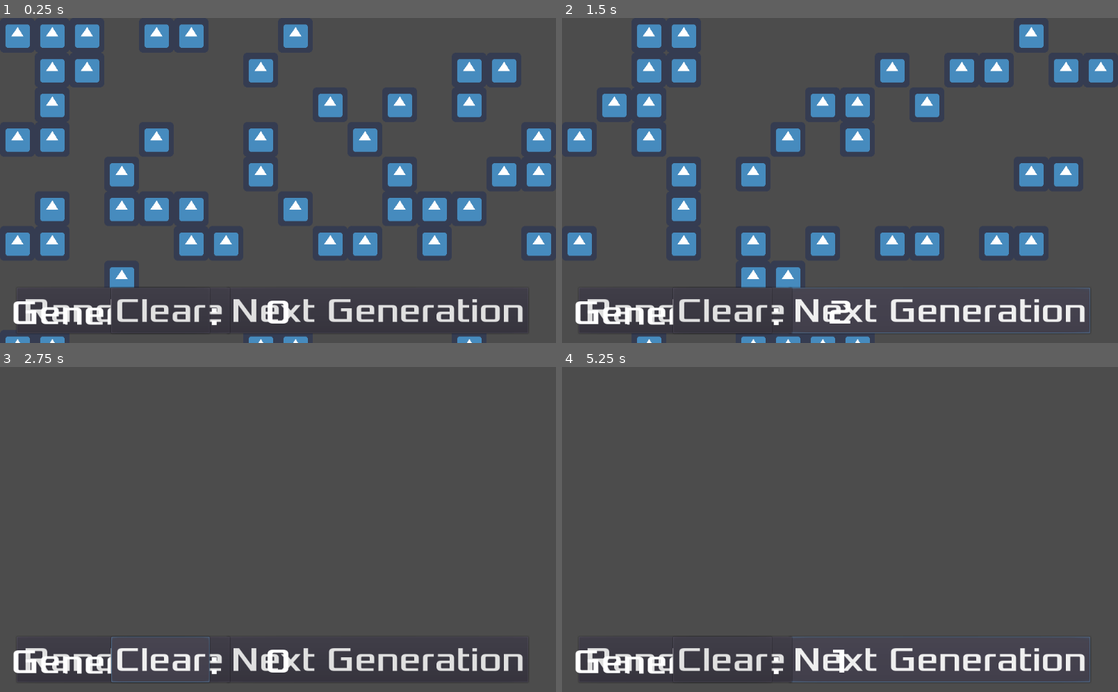
Above: before the commit, frames 1-4 (two rows, left to right).
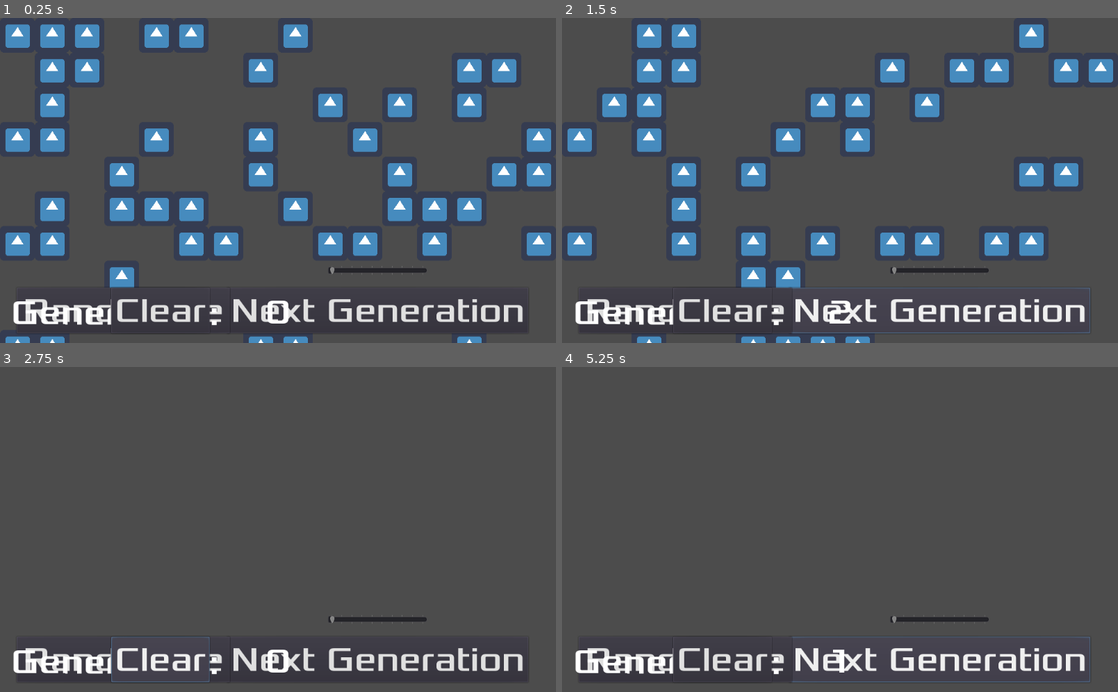
Above: after the commit, the same moments.

Repository: albertomsp/godot-game-of-life
Game: Godot game, scene res://src/Main.tscn
The game is run twice, just before and just after one commit, with the same random seed, the same clock (stepped at 60 frames per second) and the same inputs. The engine's default icon, where the game draws it, is replaced by a stand-in: a white triangle on a blue panel in a dark square.
Inputs:
- Up to frame 1 (0.25 s): no input
- Up to frame 2 (1.5 s): click "Next Generation" at 0.5 s; click "Next Generation" at 1.25 s
- Up to frame 3 (2.75 s): click "Randomize" at 2 s
- Up to frame 4 (5.25 s): click "Clear" at 2.75 s; click "Randomize" at 3.5 s; click "Clear" at 4.25 s; click "Next Generation" at 5 s

The runs differ from the first frame. In frame 1, 0.3% of the frame differs, in the area x 59-77%, y 76-79%; in frame 2, 0.3%; in frame 3, 0.3%; in frame 4, 0.3%.

Commit message:
Zooming prototype working

Diff:
--- a/src/Board.gd
+++ b/src/Board.gd
@@ -35,6 +35,13 @@
 	update_visual_cell_matrix()
 	generation_counter = 0
 	$HUD.update_counter(generation_counter)
+
+
+func zoom_value_changed(value):
+	print(value)
+	$Camera2D.zoom.x = value
+	$Camera2D.zoom.y = value
+
 
 
 # Handles the creation or deletion of cells in the cell_matrix by clicking
--- a/src/HUD.gd
+++ b/src/HUD.gd
@@ -3,6 +3,7 @@
 signal next_generation
 signal randomize_matrix
 signal clear_matrix
+signal zoom_value_changed
 
 func update_counter(counter):
 	$GenerationCounter.text = str(counter)
@@ -18,3 +19,7 @@
 
 func _on_ClearButton_pressed():
 	emit_signal("clear_matrix")
+
+
+func _on_HSlider_value_changed(value):
+	emit_signal("zoom_value_changed", value)
--- a/src/HUD.tscn
+++ b/src/HUD.tscn
@@ -79,6 +79,21 @@
 __meta__ = {
 "_edit_use_anchors_": false
 }
+
+[node name="HSlider" type="HSlider" parent="."]
+margin_left = 604.0
+margin_top = 458.0
+margin_right = 787.0
+margin_bottom = 474.0
+min_value = 0.1
+max_value = 5.0
+value = 0.1
+tick_count = 10
+ticks_on_borders = true
+__meta__ = {
+"_edit_use_anchors_": false
+}
 [connection signal="pressed" from="NextGenButton" to="." method="_on_NextGenButton_pressed"]
 [connection signal="pressed" from="PopulateRandom" to="." method="_on_PopulateRandom_pressed"]
 [connection signal="pressed" from="ClearButton" to="." method="_on_ClearButton_pressed"]
+[connection signal="value_changed" from="HSlider" to="." method="_on_HSlider_value_changed"]
--- a/src/Main.tscn
+++ b/src/Main.tscn
@@ -38,6 +38,11 @@
 grid_size = Vector2( 50, 25 )
 
 [node name="HUD" parent="Board" instance=ExtResource( 3 )]
+
+[node name="Camera2D" type="Camera2D" parent="Board"]
+anchor_mode = 0
+current = true
 [connection signal="clear_matrix" from="Board/HUD" to="Board" method="clear_matrix"]
 [connection signal="next_generation" from="Board/HUD" to="Board" method="update_next_generation"]
 [connection signal="randomize_matrix" from="Board/HUD" to="Board" method="randomize_matrix"]
+[connection signal="zoom_value_changed" from="Board/HUD" to="Board" method="zoom_value_changed"]
